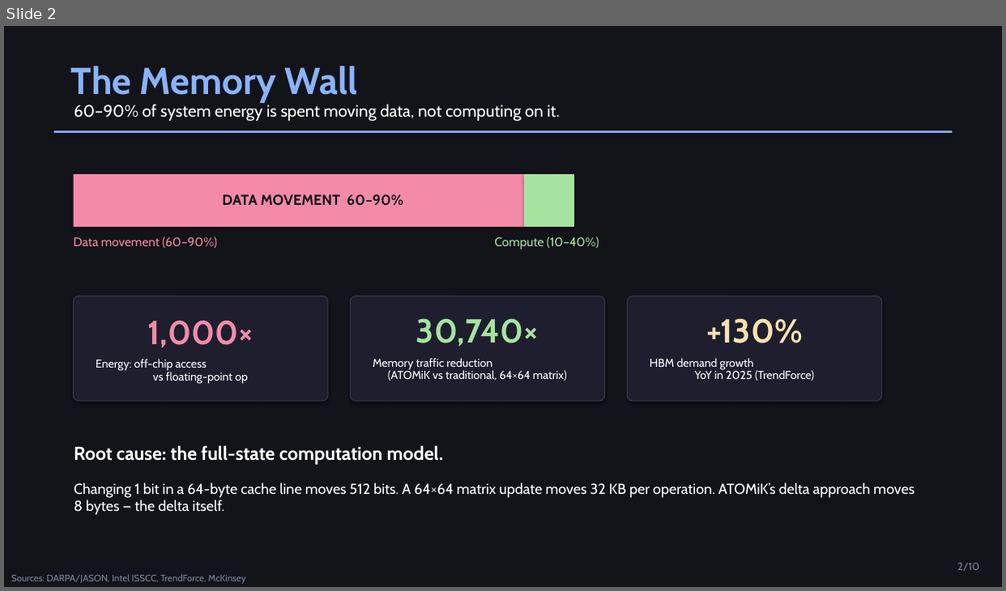
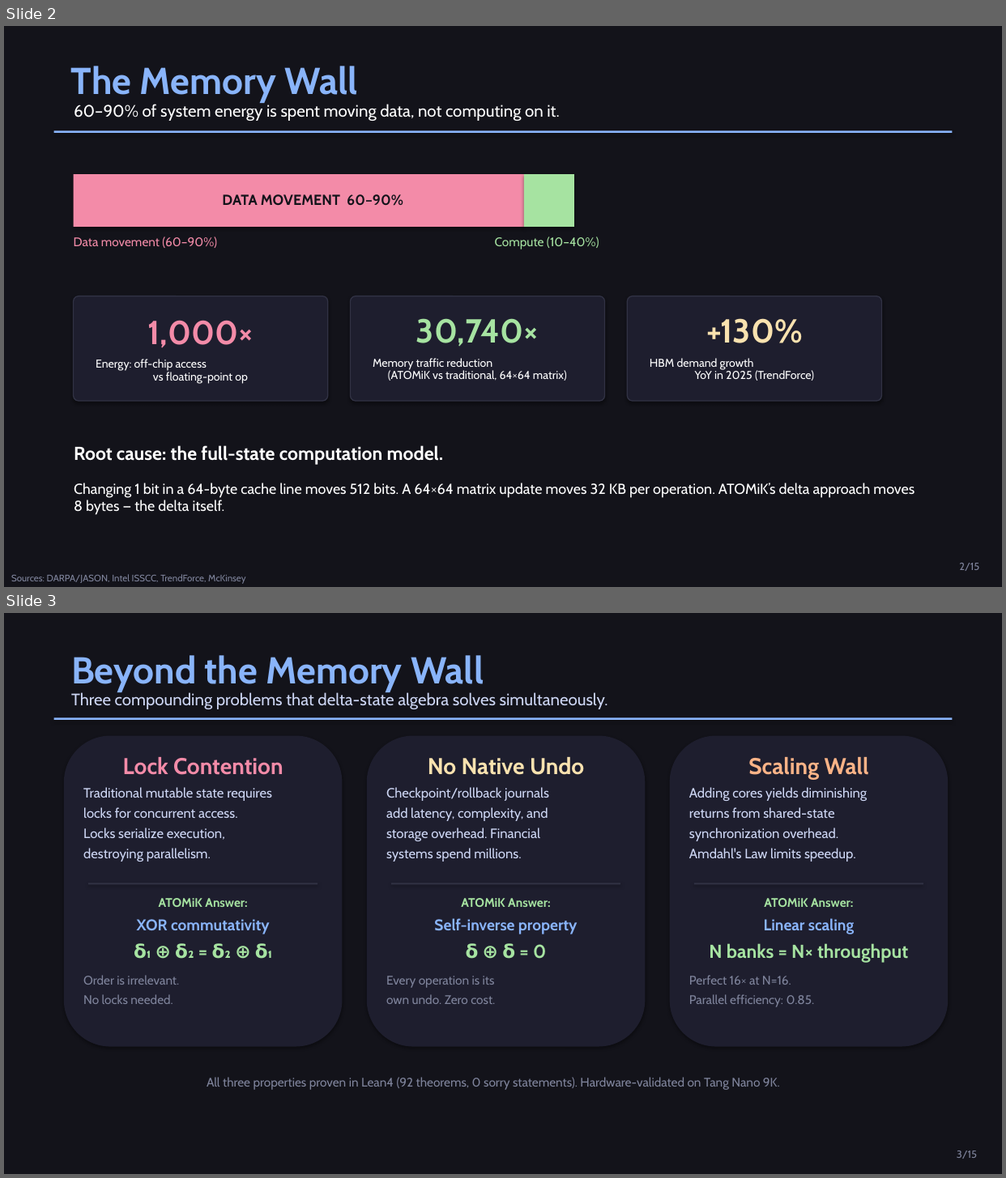
Before and after one commit to MatthewHRockwell/ATOMiK, a slide deck: business/pitch_deck/ATOMiK_Investor_Deck.pptx. Shown one above the other, each under a label of ours: slide 2 before the commit, slides 2 and 3 after it. The pictures are 1006x591 and 1006x1178 pixels, drawn with LibreOffice and Linux fonts; fonts in the diff are those of the drawing. Boxes give left, top, right and bottom in pixels: in the first picture for what was removed or moved away, otherwise in the second. Text is boxed around its words. In the diff, an @@ line names an element or a change of style, - is before the commit and + after.

Commit message:
48hr sprint: CI/CD overhaul, docs update, investor materials, outreach drafts
CI/CD:
- Added Verilog sim job (Zynq AXI4-Lite + v3 testbenches) on every push
- Weekly scheduled CI run to keep badges green
- Enhanced workflow with synthesis, proof-check, benchmark gates

Docs:
- Updated one-pager with v3 SoC metrics
- Updated pitch deck with Ubitium comparison, v3 data
- Expanded data room README and structure
- Added competitive analysis vs Ubitium

Business:
- 48-hour battle plan
- 10 personalized VC cold emails
- YC, HAX, NVIDIA Inception application drafts
- Chris Bolt follow-up and meeting prep
- Emergency funding options
- Incorporation quickstart guide
- GitHub Sponsors setup
- Show HN and Twitter thread drafts

Data Room:
- Revenue model (revised bottom-up)
- Advisory board plan
- First hires plan
- ASIC economics clarification
- XOR data type explainer
- Memory traffic analysis

```diff
--- a/business/pitch_deck/ATOMiK_Investor_Deck.pptx
+++ b/business/pitch_deck/ATOMiK_Investor_Deck.pptx
@@ slide 3 added at (4, 613, 1002, 1174), background #13131A @@
@@ text added at (71, 655, 484, 692), 36 pt, text #89B4FA, bold @@
+Beyond the Memory Wall
@@ text added at (71, 692, 608, 709), 16 pt, text #CDD6F4 @@
+Three compounding problems that delta-state algebra solves simultaneously.
@@ rectangle added at (54, 717, 953, 720), fill #89B4FA @@
@@ rounded rectangle added at (64, 736, 343, 1047), fill #1E1E2E @@
@@ text added at (123, 757, 283, 775), 22 pt, text #F38BA8, bold @@
+Lock Contention
@@ rounded rectangle added at (367, 736, 646, 1047), fill #1E1E2E @@
@@ text added at (428, 757, 584, 775), 22 pt, text #F9E2AF, bold @@
+No Native Undo
@@ rounded rectangle added at (670, 736, 948, 1047), fill #1E1E2E @@
@@ text added at (748, 757, 869, 779), 22 pt, text #FAB387, bold @@
+Scaling Wall
@@ text added at (83, 787, 272, 862), 13 pt, text #CDD6F4 @@
+Traditional mutable state requires
+locks for concurrent access.
+Locks serialize execution,
+destroying parallelism.
@@ text added at (386, 787, 549, 862), 13 pt, text #CDD6F4 @@
+Checkpoint/rollback journals
+add latency, complexity, and
+storage overhead. Financial
+systems spend millions.
@@ text added at (689, 787, 867, 862), 13 pt, text #CDD6F4 @@
+Adding cores yields diminishing
+returns from shared-state
+synchronization overhead.
+Amdahl's Law limits speedup.
@@ rectangle added at (88, 884, 317, 884), fill #313244 @@
@@ text added at (159, 898, 247, 907), 12 pt, text #A6E3A1, bold @@
+ATOMiK Answer:
@@ rectangle added at (391, 884, 620, 884), fill #313244 @@
@@ text added at (461, 898, 550, 907), 12 pt, text #A6E3A1, bold @@
+ATOMiK Answer:
@@ rectangle added at (694, 884, 923, 884), fill #313244 @@
@@ text added at (764, 898, 853, 907), 12 pt, text #A6E3A1, bold @@
+ATOMiK Answer:
@@ text added at (137, 919, 270, 935), 15 pt, text #89B4FA, bold @@
+XOR commutativity
@@ text added at (434, 918, 577, 935), 15 pt, text #89B4FA, bold @@
+Self-inverse property
@@ text added at (764, 918, 854, 935), 15 pt, text #89B4FA, bold @@
+Linear scaling
@@ text added at (76, 936, 330, 961), 18 pt, text #A6E3A1, bold @@
+δ₁ ⊕ δ₂ = δ₂ ⊕ δ₁
@@ text added at (466, 943, 546, 959), 18 pt, text #A6E3A1, bold @@
+δ ⊕ δ = 0
@@ text added at (709, 943, 908, 963), 18 pt, text #A6E3A1, bold @@
+N banks = N× throughput
@@ text added at (83, 975, 179, 1004), 12 pt, text #7F849C @@
+Order is irrelevant.
+No locks needed.
@@ text added at (386, 976, 495, 1004), 12 pt, text #7F849C @@
+Every operation is its
+own undo. Zero cost.
@@ text added at (689, 975, 815, 1007), 12 pt, text #7F849C @@
+Perfect 16× at N=16.
+Parallel efficiency: 0.85.
@@ text added at (206, 1077, 780, 1090), 12 pt, text #7F849C @@
+All three properties proven in Lean4 (92 theorems, 0 sorry statements). Hardware-validated on Tang Nano 9K.
@@ text added at (957, 1151, 977, 1159), 10 pt, text #7F849C @@
+3/15
@@ slide 2 changed as well @@
@@ text at (959, 563, 979, 571): text changed @@
-2/10
+2/15
```
Also in this commit, not shown: 9 other slides changed, 4 other slides added, 6 slides removed, 44 other files.
